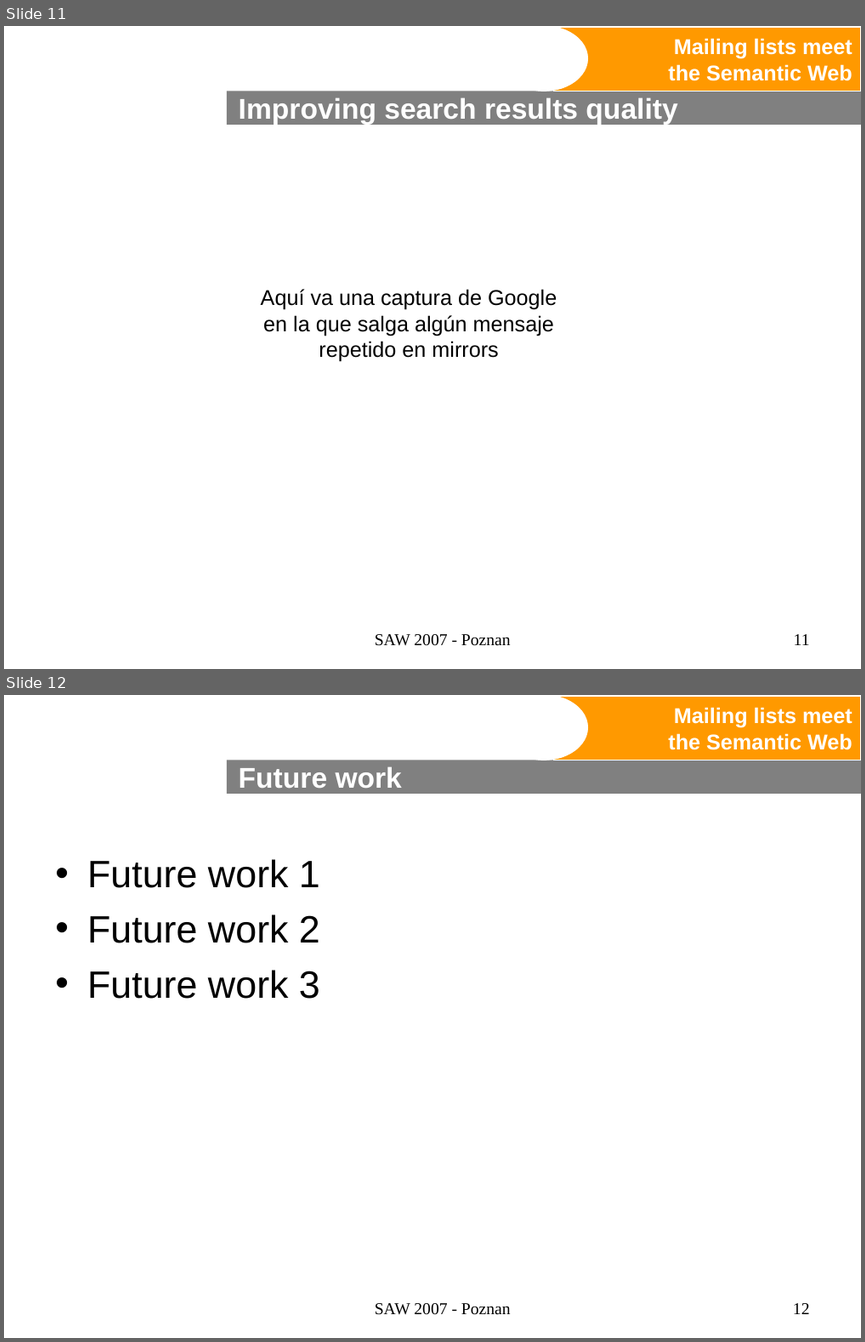
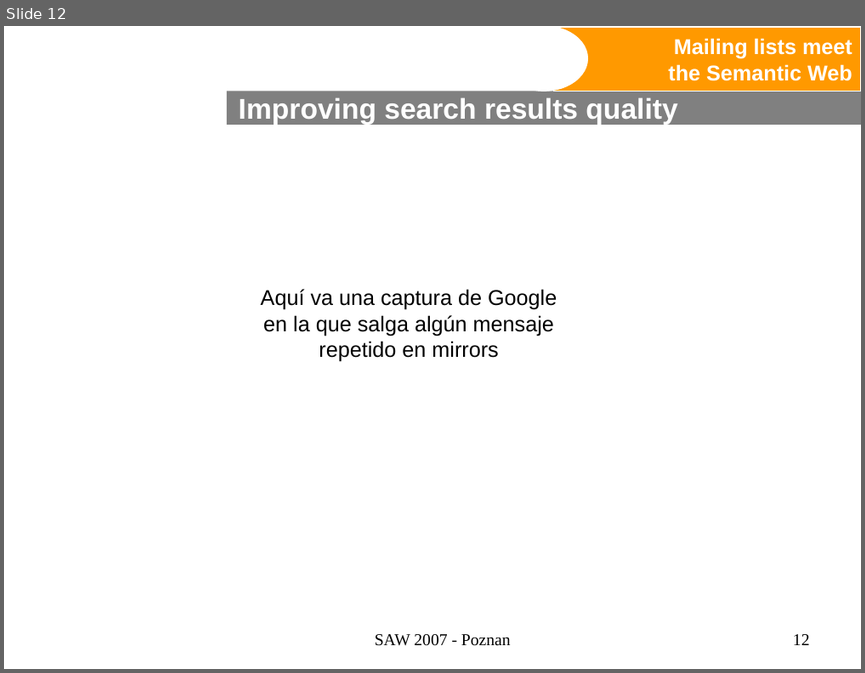
Before and after one commit to BackupTheBerlios/swaml-svn, a slide deck: trunk/doc/talks/20070427-saw2007/swaml.ppt. Shown one above the other, each under a label of ours: slides 11 and 12 before the commit, slide 12 after it. The pictures are 865x1342 and 865x673 pixels, drawn with LibreOffice and Linux fonts; fonts in the diff are those of the drawing; background and template pictures are left out. Boxes give left, top, right and bottom in pixels: in the first picture for what was removed or moved away, otherwise in the second. Text is boxed around its words. In the diff, an @@ line names an element or a change of style, - is before the commit and + after.

```diff
--- a/trunk/doc/talks/20070427-saw2007/swaml.ppt
+++ b/trunk/doc/talks/20070427-saw2007/swaml.ppt
@@ slide 12 removed at (x1=4, y1=695, x2=861, y2=1338), background #FFFFFF; not listed: 3 template elements that a slide beside it also shows @@
@@ title removed at (x1=239, y1=766, x2=402, y2=788) @@
-Future work
@@ text removed at (x1=87, y1=859, x2=320, y2=998) @@
-• Future work 1
-• Future work 2
-• Future work 3
@@ text removed at (x1=375, y1=1303, x2=511, y2=1315) @@
-SAW 2007 - Poznan
@@ page number removed at (x1=793, y1=1303, x2=810, y2=1314) @@
-12
@@ what was slide 11 is now slide 12 @@
@@ page number at (x1=793, y1=634, x2=810, y2=645): text changed @@
-11
+12
```
Also in this commit, not shown: 7 slides changed, 3 slides added, 1 other slide removed, 1 other file.
